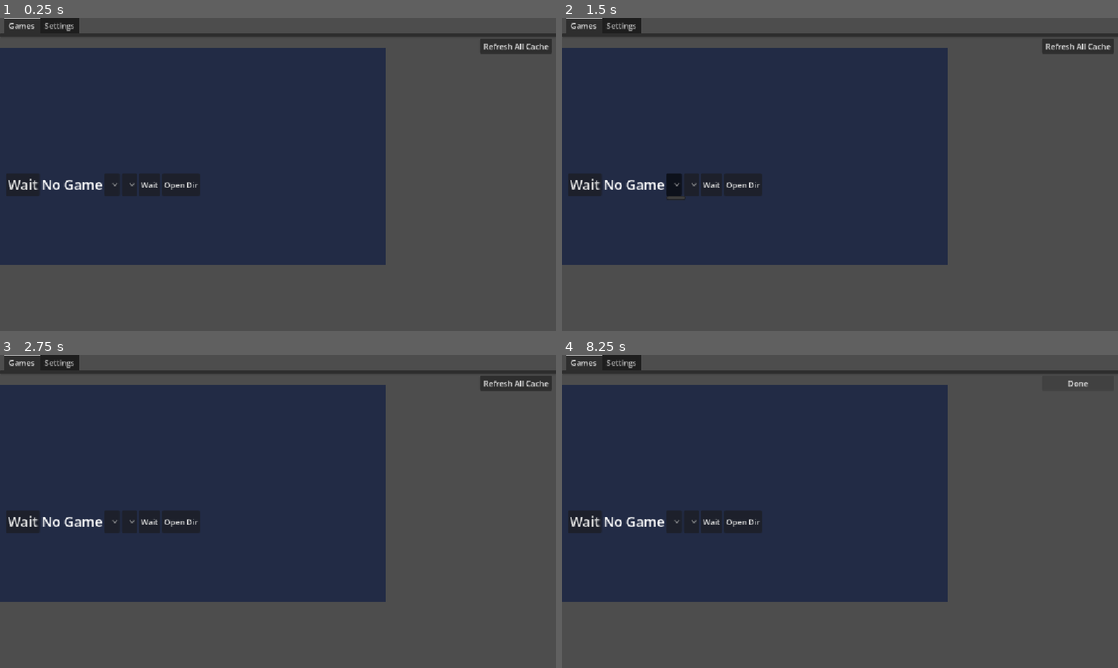
Above: before the commit, frames 1-4 (two rows, left to right).
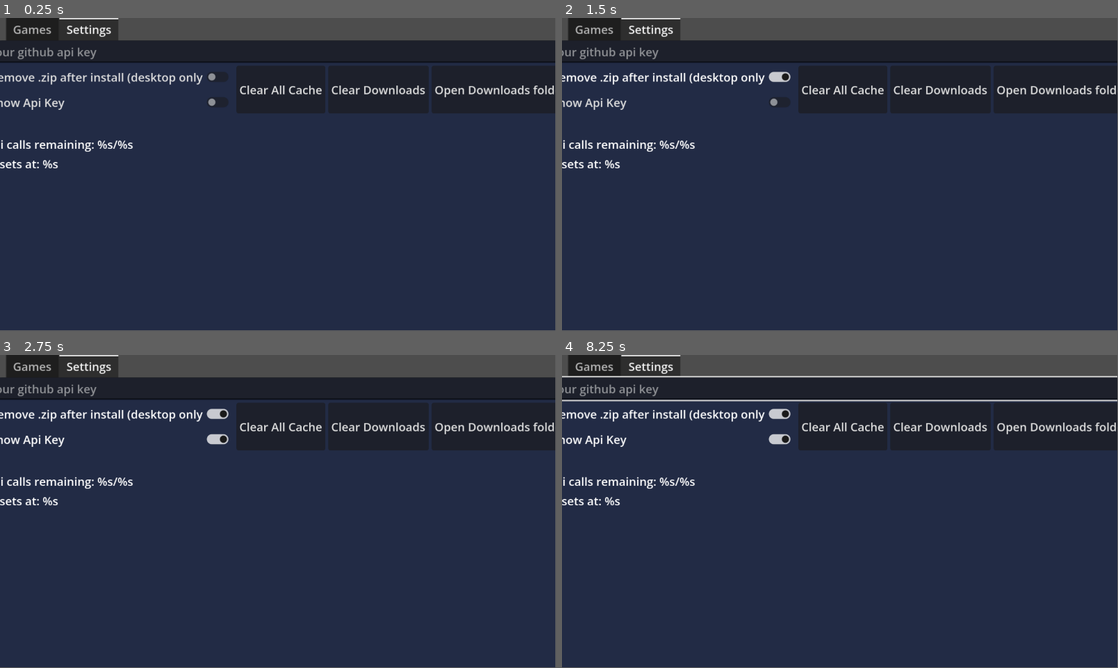
Above: after the commit, the same moments.

Repository: Ksawex4/NovaProot-Hub
Game: Godot game, scene res://scenes/main-desktop.tscn
Two runs of this game, one before a commit and one after it. Both use one fixed random seed, a clock stepped at 60 frames per second and the inputs below. Before the commit the project starts from res://scenes/main_desktop.tscn. The engine's default icon, where the game draws it, is replaced by a stand-in: a white triangle on a blue panel in a dark square.
Inputs (mouse positions are in pixels of both pictures, inside the frame that each line leads up to):
- Up to frame 1 (0.25 s): no input
- Up to frame 2 (1.5 s): click (673, 77) at 0.5 s, where only the run after the commit has a clickable "Remove .zip after install (de…"; click (673, 183) at 1.27 s
- Up to frame 3 (2.75 s): click (111, 439) at 2 s, where only the run after the commit has a clickable "Show Api Key"
- Up to frame 4 (8.25 s): click (689, 520) at 2.77 s; click (845, 426) at 3.5 s, where only the run after the commit has a clickable "Clear All Cache"; click (712, 520) at 4.25 s, where only the run before the commit has a clickable "Wait"; click (940, 426) at 5 s, where only the run after the commit has a clickable "Clear Downloads"; click (745, 520) at 5.75 s, where only the run before the commit has a clickable "Open Dir"; click (1062, 426) at 6.5 s, where only the run after the commit has a clickable "Open Downloads folder"; click (584, 520) at 7.25 s, where only the run before the commit has a clickable "Wait"; click (1079, 383) at 8 s, where only the run before the commit has a clickable "Refresh All Cache"
In our replay, the window is 800x450 before the commit and 799x449 after it. These sizes can differ from the game's own. Grey fills any space a smaller window leaves; there, only what the larger window draws over its background counts as a difference.

The runs differ from the first frame. In frame 1, 55% of the frame differs, in the area x 0-100%, y 0-100%; in frame 2, 56%; in frame 3, 56%; in frame 4, 57%.

Commit message:
Made new versions of main-desktop and game-entry scene

Diff:
--- a/project.godot
+++ b/project.godot
@@ -15,9 +15,9 @@
 [application]
 
 config/name="NovaProot Hub"
-config/version="beta2"
+config/version="beta3"
 config/tags=PackedStringArray("2d", "android", "git", "linux", "online", "windows")
-run/main_scene="uid://bw4v1jc4pj0jo"
+run/main_scene="uid://fkakbvbhvdv7"
 config/features=PackedStringArray("4.6", "GL Compatibility")
 run/low_processor_mode=true
 config/icon="res://icon.svg"
@@ -34,8 +34,8 @@
 
 [display]
 
-window/size/mode=2
-window/stretch/mode="canvas_items"
+window/stretch/aspect="ignore"
+window/stretch/scale=1.5
 
 [editor_plugins]
 
--- /dev/null
+++ b/scenes/game-entry.tscn
@@ -0,0 +1,33 @@
+[gd_scene format=3 uid="uid://beafaue1ifqfd"]
+
+[ext_resource type="Texture2D" uid="uid://kl1qyu38ysxp" path="res://icon.svg" id="1_slhx1"]
+
+[sub_resource type="LabelSettings" id="LabelSettings_slhx1"]
+font_size = 18
+
+[node name="GameEntry-new" type="Button" unique_id=1483295751]
+custom_minimum_size = Vector2(180, 64)
+offset_right = 180.0
+offset_bottom = 64.0
+size_flags_horizontal = 3
+size_flags_vertical = 0
+
+[node name="HBoxContainer" type="HBoxContainer" parent="." unique_id=1002497465]
+layout_mode = 1
+offset_right = 312.0
+offset_bottom = 64.0
+
+[node name="Icon" type="TextureRect" parent="HBoxContainer" unique_id=857833111]
+custom_minimum_size = Vector2(64, 64)
+layout_mode = 2
+size_flags_horizontal = 0
+size_flags_vertical = 0
+mouse_filter = 2
+texture = ExtResource("1_slhx1")
+expand_mode = 1
+
+[node name="Name" type="Label" parent="HBoxContainer" unique_id=960761236]
+layout_mode = 2
+size_flags_horizontal = 4
+text = "No Game Name"
+label_settings = SubResource("LabelSettings_slhx1")
--- a/scenes/game_entry.tscn
+++ /dev/null
@@ -1,26 +0,0 @@
-[gd_scene format=3 uid="uid://dfkjh6coao8y6"]
-
-[ext_resource type="Theme" uid="uid://ddkttranllejt" path="res://theme.tres" id="1_4xacx"]
-[ext_resource type="Texture2D" uid="uid://kl1qyu38ysxp" path="res://icon.svg" id="1_erg1a"]
-[ext_resource type="Script" uid="uid://b5agh8hls1fjd" path="res://scripts/game_entry.gd" id="1_p0i1h"]
-
-[node name="GameEntry" type="Button"]
-custom_minimum_size = Vector2(148, 128)
-offset_right = 356.0
-offset_bottom = 127.0
-theme = ExtResource("1_4xacx")
-text = "Block Jumper"
-icon = ExtResource("1_erg1a")
-script = ExtResource("1_p0i1h")
-
-[node name="Icon" type="TextureRect" parent="."]
-custom_minimum_size = Vector2(128, 128)
-layout_mode = 0
-offset_right = 128.0
-offset_bottom = 128.0
-mouse_filter = 2
-texture = ExtResource("1_erg1a")
-expand_mode = 1
-stretch_mode = 5
-
-[connection signal="pressed" from="." to="." method="_on_pressed"]
--- /dev/null
+++ b/scenes/main-desktop.tscn
@@ -0,0 +1,193 @@
+[gd_scene format=3 uid="uid://fkakbvbhvdv7"]
+
+[ext_resource type="PackedScene" uid="uid://beafaue1ifqfd" path="res://scenes/game-entry.tscn" id="1_476ko"]
+[ext_resource type="Texture2D" uid="uid://kl1qyu38ysxp" path="res://icon.svg" id="2_srd3t"]
+
+[node name="MainDesktop-new" type="Control" unique_id=1609716568]
+layout_mode = 3
+anchors_preset = 15
+anchor_right = 1.0
+anchor_bottom = 1.0
+grow_horizontal = 2
+grow_vertical = 2
+size_flags_horizontal = 3
+size_flags_vertical = 3
+
+[node name="TabContainer" type="TabContainer" parent="." unique_id=1024982628]
+layout_mode = 1
+anchors_preset = 15
+anchor_right = 1.0
+anchor_bottom = 1.0
+grow_horizontal = 2
+grow_vertical = 2
+current_tab = 1
+
+[node name="Games" type="TabBar" parent="TabContainer" unique_id=423924192]
+visible = false
+layout_mode = 2
+metadata/_tab_index = 0
+
+[node name="Background" type="ColorRect" parent="TabContainer/Games" unique_id=913974121]
+layout_mode = 1
+anchors_preset = 15
+anchor_right = 1.0
+anchor_bottom = 1.0
+grow_horizontal = 2
+grow_vertical = 2
+color = Color(0.13333334, 0.16862746, 0.27058825, 1)
+
+[node name="VBoxContainer" type="VBoxContainer" parent="TabContainer/Games" unique_id=2126300998]
+layout_mode = 1
+anchors_preset = 15
+anchor_right = 1.0
+anchor_bottom = 1.0
+grow_horizontal = 2
+grow_vertical = 2
+theme_override_constants/separation = 2
+
+[node name="HBoxContainer" type="HBoxContainer" parent="TabContainer/Games/VBoxContainer" unique_id=505328748]
+layout_mode = 2
+alignment = 2
+
+[node name="Recache" type="Button" parent="TabContainer/Games/VBoxContainer/HBoxContainer" unique_id=2123425305]
+layout_mode = 2
+text = "Refresh Cache"
+
+[node name="Redownload" type="Button" parent="TabContainer/Games/VBoxContainer/HBoxContainer" unique_id=1986844017]
+layout_mode = 2
+text = "Redownload games.json"
+
+[node name="HSplitContainer" type="HSplitContainer" parent="TabContainer/Games/VBoxContainer" unique_id=930466134]
+layout_mode = 2
+size_flags_vertical = 3
+
+[node name="GamesScroll" type="ScrollContainer" parent="TabContainer/Games/VBoxContainer/HSplitContainer" unique_id=819527886]
+layout_mode = 2
+size_flags_horizontal = 3
+
+[node name="Games" type="VBoxContainer" parent="TabContainer/Games/VBoxContainer/HSplitContainer/GamesScroll" unique_id=1231631596]
+layout_mode = 2
+size_flags_horizontal = 3
+size_flags_vertical = 3
+
+[node name="GameEntry-new" parent="TabContainer/Games/VBoxContainer/HSplitContainer/GamesScroll/Games" unique_id=1483295751 instance=ExtResource("1_476ko")]
+layout_mode = 2
+
+[node name="GameEntry-new2" parent="TabContainer/Games/VBoxContainer/HSplitContainer/GamesScroll/Games" unique_id=669881343 instance=ExtResource("1_476ko")]
+layout_mode = 2
+
+[node name="GameEntry-new3" parent="TabContainer/Games/VBoxContainer/HSplitContainer/GamesScroll/Games" unique_id=858142096 instance=ExtResource("1_476ko")]
+layout_mode = 2
+
+[node name="GameEntry-new4" parent="TabContainer/Games/VBoxContainer/HSplitContainer/GamesScroll/Games" unique_id=1455154680 instance=ExtResource("1_476ko")]
+layout_mode = 2
+
+[node name="GamePage" type="VBoxContainer" parent="TabContainer/Games/VBoxContainer/HSplitContainer" unique_id=1107758455]
+layout_mode = 2
+size_flags_horizontal = 3
+
+[node name="Icon" type="TextureRect" parent="TabContainer/Games/VBoxContainer/HSplitContainer/GamePage" unique_id=809728711]
+layout_mode = 2
+size_flags_vertical = 3
+texture = ExtResource("2_srd3t")
+expand_mode = 1
+
+[node name="HBoxContainer" type="HBoxContainer" parent="TabContainer/Games/VBoxContainer/HSplitContainer/GamePage" unique_id=1371084861]
+layout_mode = 2
+
+[node name="Play" type="Button" parent="TabContainer/Games/VBoxContainer/HSplitContainer/GamePage/HBoxContainer" unique_id=1595972945]
+layout_mode = 2
+text = "Play"
+
+[node name="GameName" type="Label" parent="TabContainer/Games/VBoxContainer/HSplitContainer/GamePage/HBoxContainer" unique_id=1608271855]
+layout_mode = 2
+text = "The Is No Game"
+
+[node name="Versions" type="OptionButton" parent="TabContainer/Games/VBoxContainer/HSplitContainer/GamePage/HBoxContainer" unique_id=1854480087]
+layout_mode = 2
+
+[node name="Os" type="OptionButton" parent="TabContainer/Games/VBoxContainer/HSplitContainer/GamePage/HBoxContainer" unique_id=1993111425]
+layout_mode = 2
+
+[node name="Uninstall" type="Button" parent="TabContainer/Games/VBoxContainer/HSplitContainer/GamePage/HBoxContainer" unique_id=1378461679]
+layout_mode = 2
+text = "Uninstall"
+
+[node name="OpenDir" type="Button" parent="TabContainer/Games/VBoxContainer/HSplitContainer/GamePage/HBoxContainer" unique_id=1621296986]
+layout_mode = 2
+text = "Open Dir"
+
+[node name="RichTextLabel" type="RichTextLabel" parent="TabContainer/Games/VBoxContainer/HSplitContainer/GamePage" unique_id=1014261781]
+layout_mode = 2
+size_flags_vertical = 3
+bbcode_enabled = true
+text = "aaaaaaaaaaaaaaaaaaaaaaaaaaaaaaaaaaaaaaaaaaaaaaaaaaaaaaaaaaaaaaaaaaaaaaaaaaaaaaaaaaaaaaaaaaaaaaaaaaaaaaaaaaaaaaaaaaaaaaaaaaaaaaaaaaaaaaaaaaaaaaaaaaaaaaaaaaaaaaaaaaaaaaaaaaaaaaaaaaaaaaaaaaaaaaaaaaaaaaaaaaaaaaaaaaaaaaaaaaaaaaaaaaaaaaaaaaaaaaaaaaaaaaaaaaaaaaaaaaaaaaaaaaaaaaaaaaaaaaaaaaaaaaaaaaaaaaaaaaaaaaaaaaaaaaaaaaaaaaaaaaaaaaaaaaaaaaaaaaaaaaaaaaaaaaaaaaaaaaaaaaaaaaaaaaaaaaaaaaaaaaaaaaaaaaaaaaaaaaaaaaaaaaaaaaaaaaaaaaaaaaaaaaaaaaaaaaaaaaaaaaaaaaaaaaaaaaaaaaaaaaaaaaaaaaaaaaaaaaaaaaaaaaaaaaaaaaaaaaaaaaaaaaaaaaaaaaaaaaaaaaaaaaaaaaaaaaaaaaaaaaaaaaaaaaaaaaaaaaaaaaaaaaaaaaaaaaaaaaaaaaaaaaaaaaaaaaaaaaaaaaaaaaaaaaaaaaaaaaaaaaaaaaaaaaaaaaaaaaaaaaaaaaaaaaaaaaaaaaaaaaaaaaaaaaaaaaaaaaaaaaaaaaaaaaaaaaaaaaaaaaaaaaaa"
+
+[node name="Settings" type="TabBar" parent="TabContainer" unique_id=152291485]
+layout_mode = 2
+metadata/_tab_index = 1
+
+[node name="Background" type="ColorRect" parent="TabContainer/Settings" unique_id=1076991065]
+layout_mode = 1
+anchors_preset = 15
+anchor_right = 1.0
+anchor_bottom = 1.0
+grow_horizontal = 2
+grow_vertical = 2
+color = Color(0.13333334, 0.16862746, 0.27058825, 1)
+
+[node name="VBoxContainer" type="VBoxContainer" parent="TabContainer/Settings" unique_id=2048529213]
+layout_mode = 1
+anchors_preset = 15
+anchor_right = 1.0
+anchor_bottom = 1.0
+grow_horizontal = 2
+grow_vertical = 2
+
+[node name="LineEdit" type="LineEdit" parent="TabContainer/Settings/VBoxContainer" unique_id=1087514381]
+layout_mode = 2
+placeholder_text = "Your github api key"
+
+[node name="HBoxContainer" type="HBoxContainer" parent="TabContainer/Settings/VBoxContainer" unique_id=24851930]
+layout_mode = 2
+
+[node name="VBoxContainer" type="VBoxContainer" parent="TabContainer/Settings/VBoxContainer/HBoxContainer" unique_id=1161941300]
+layout_mode = 2
+
+[node name="RemoveAfterInstall" type="CheckButton" parent="TabContainer/Settings/VBoxContainer/HBoxContainer/VBoxContainer" unique_id=1682259802]
+layout_mode = 2
+text = "Remove .zip after install (desktop only"
+
+[node name="ShowApiKey" type="CheckButton" parent="TabContainer/Settings/VBoxContainer/HBoxContainer/VBoxContainer" unique_id=1867404413]
+layout_mode = 2
+text = "Show Api Key"
+
+[node name="ClearCache" type="Button" parent="TabContainer/Settings/VBoxContainer/HBoxContainer" unique_id=696384763]
+layout_mode = 2
+text = "Clear All Cache
+"
+
+[node name="ClearDownloads" type="Button" parent="TabContainer/Settings/VBoxContainer/HBoxContainer" unique_id=460767551]
+layout_mode = 2
+text = "Clear Downloads
+"
+
+[node name="OpenDownloads" type="Button" parent="TabContainer/Settings/VBoxContainer/HBoxContainer" unique_id=2060094118]
+layout_mode = 2
+text = "Open Downloads folder"
+
+[node name="ApiKey" type="Label" parent="TabContainer/Settings/VBoxContainer" unique_id=1394083268]
+custom_minimum_size = Vector2(16, 16)
+layout_mode = 2
+autowrap_mode = 1
+
+[node name="ApiCallsRemaining" type="Label" parent="TabContainer/Settings/VBoxContainer" unique_id=2055244392]
+layout_mode = 2
+text = "Api calls remaining: %s/%s"
+
+[node name="ResetTime" type="Label" parent="TabContainer/Settings/VBoxContainer/ApiCallsRemaining" unique_id=1928783501]
+layout_mode = 0
+offset_top = 27.0
+offset_right = 1152.0
+offset_bottom = 50.0
+text = "Resets at: %s"
--- /dev/null
+++ b/scenes/old/game_entry_old.tscn
@@ -0,0 +1,26 @@
+[gd_scene format=3 uid="uid://dfkjh6coao8y6"]
+
+[ext_resource type="Theme" uid="uid://ddkttranllejt" path="res://theme.tres" id="1_takgh"]
+[ext_resource type="Texture2D" uid="uid://kl1qyu38ysxp" path="res://icon.svg" id="2_5la8l"]
+[ext_resource type="Script" uid="uid://b5agh8hls1fjd" path="res://scripts/old/game_entry.gd" id="3_60aqh"]
+
+[node name="GameEntry" type="Button" unique_id=2036331616]
+custom_minimum_size = Vector2(148, 128)
+offset_right = 356.0
+offset_bottom = 127.0
+theme = ExtResource("1_takgh")
+text = "Block Jumper"
+icon = ExtResource("2_5la8l")
+script = ExtResource("3_60aqh")
+
+[node name="Icon" type="TextureRect" parent="." unique_id=1755407287]
+custom_minimum_size = Vector2(128, 128)
+layout_mode = 0
+offset_right = 128.0
+offset_bottom = 128.0
+mouse_filter = 2
+texture = ExtResource("2_5la8l")
+expand_mode = 1
+stretch_mode = 5
+
+[connection signal="pressed" from="." to="." method="_on_pressed"]
--- a/scenes/main_desktop.tscn
+++ b/scenes/old/main_desktop_old.tscn
@@ -1,15 +1,15 @@
 [gd_scene format=3 uid="uid://bw4v1jc4pj0jo"]
 
-[ext_resource type="Script" uid="uid://d27123pwwj8v0" path="res://scripts/games.gd" id="1_r0qa7"]
-[ext_resource type="PackedScene" uid="uid://dfkjh6coao8y6" path="res://scenes/game_entry.tscn" id="2_ul6qo"]
-[ext_resource type="Script" uid="uid://ch5nfolwjnqeu" path="res://scripts/game_page.gd" id="3_yte0r"]
-[ext_resource type="Theme" uid="uid://ddkttranllejt" path="res://theme.tres" id="4_uav46"]
-[ext_resource type="Script" uid="uid://cl6mtal156fbu" path="res://scripts/launch.gd" id="5_6n1oi"]
-[ext_resource type="Script" uid="uid://bkhgv2o4kprfm" path="res://scripts/uninstall.gd" id="6_yjxpm"]
-[ext_resource type="Script" uid="uid://iffvbyoqy3i5" path="res://scripts/background.gd" id="7_0kpg1"]
-[ext_resource type="Script" uid="uid://bhqodvw0ou7o6" path="res://scripts/RefreshButton.gd" id="8_bohu2"]
-[ext_resource type="Script" uid="uid://c82ue3a1tl3xf" path="res://scripts/settings.gd" id="9_etjt2"]
-[ext_resource type="Script" uid="uid://csgc38h6udpr1" path="res://scripts/api_limit_calls.gd" id="10_ikqxc"]
+[ext_resource type="Script" uid="uid://d27123pwwj8v0" path="res://scripts/old/games.gd" id="1_jkt2b"]
+[ext_resource type="PackedScene" uid="uid://dfkjh6coao8y6" path="res://scenes/old/game_entry_old.tscn" id="2_606xc"]
+[ext_resource type="Script" uid="uid://ch5nfolwjnqeu" path="res://scripts/old/game_page.gd" id="3_12q3h"]
+[ext_resource type="Theme" uid="uid://ddkttranllejt" path="res://theme.tres" id="4_hcy3x"]
+[ext_resource type="Script" uid="uid://cl6mtal156fbu" path="res://scripts/old/launch.gd" id="5_kmlkl"]
+[ext_resource type="Script" uid="uid://bkhgv2o4kprfm" path="res://scripts/old/uninstall.gd" id="6_g7u7d"]
+[ext_resource type="Script" uid="uid://iffvbyoqy3i5" path="res://scripts/old/background.gd" id="7_xapt1"]
+[ext_resource type="Script" uid="uid://bhqodvw0ou7o6" path="res://scripts/old/RefreshButton.gd" id="8_emar2"]
+[ext_resource type="Script" uid="uid://c82ue3a1tl3xf" path="res://scripts/old/settings.gd" id="9_fyc6l"]
+[ext_resource type="Script" uid="uid://csgc38h6udpr1" path="res://scripts/old/api_limit_calls.gd" id="10_x2783"]
 
 [sub_resource type="LabelSettings" id="LabelSettings_uttt5"]
 font_size = 28
@@ -19,9 +19,10 @@
 [node name="TabContainer" type="TabContainer" parent="." unique_id=2132862236]
 offset_right = 1153.0
 offset_bottom = 40.0
-current_tab = 0
+current_tab = 1
 
 [node name="Games" type="TabBar" parent="TabContainer" unique_id=207616563]
+visible = false
 layout_mode = 2
 metadata/_tab_index = 0
 
@@ -37,20 +38,20 @@
 layout_mode = 2
 size_flags_horizontal = 0
 size_flags_vertical = 0
-script = ExtResource("1_r0qa7")
-
-[node name="GameEntry" parent="TabContainer/Games/Games/Games" unique_id=559180568 instance=ExtResource("2_ul6qo")]
+script = ExtResource("1_jkt2b")
+
+[node name="GameEntry" parent="TabContainer/Games/Games/Games" unique_id=559180568 instance=ExtResource("2_606xc")]
 z_index = 2
 layout_mode = 2
 
-[node name="GameEntry2" parent="TabContainer/Games/Games/Games" unique_id=114651906 instance=ExtResource("2_ul6qo")]
+[node name="GameEntry2" parent="TabContainer/Games/Games/Games" unique_id=114651906 instance=ExtResource("2_606xc")]
 layout_mode = 2
 
 [node name="GamePage" type="VBoxContainer" parent="TabContainer/Games/Games" unique_id=1875972719]
 layout_mode = 2
 size_flags_horizontal = 0
 size_flags_vertical = 0
-script = ExtResource("3_yte0r")
+script = ExtResource("3_12q3h")
 
 [node name="Icon" type="TextureRect" parent="TabContainer/Games/Games/GamePage" unique_id=2083233294]
 custom_minimum_size = Vector2(256, 256)
@@ -61,9 +62,9 @@
 
 [node name="Launch" type="Button" parent="TabContainer/Games/Games/GamePage/Middle" unique_id=944430408]
 layout_mode = 2
-theme = ExtResource("4_uav46")
+theme = ExtResource("4_hcy3x")
 text = "Wait"
-script = ExtResource("5_6n1oi")
+script = ExtResource("5_kmlkl")
 
 [node name="GameName" type="Label" parent="TabContainer/Games/Games/GamePage/Middle" unique_id=1692677940]
 layout_mode = 2
@@ -79,7 +80,7 @@
 [node name="Uninstall" type="Button" parent="TabContainer/Games/Games/GamePage/Middle" unique_id=1069911796]
 layout_mode = 2
 text = "Wait"
-script = ExtResource("6_yjxpm")
+script = ExtResource("6_g7u7d")
 
 [node name="OpenDir" type="Button" parent="TabContainer/Games/Games/GamePage/Middle" unique_id=1399936517]
 layout_mode = 2
@@ -103,7 +104,7 @@
 grow_vertical = 2
 mouse_filter = 2
 color = Color(0.13333334, 0.16862746, 0.27058825, 1)
-script = ExtResource("7_0kpg1")
+script = ExtResource("7_xapt1")
 
 [node name="RefreshButton" type="Button" parent="TabContainer/Games" unique_id=1075811975]
 layout_mode = 0
@@ -112,12 +113,11 @@
 offset_right = 1144.0
 offset_bottom = 43.0
 text = "Refresh All Cache"
-script = ExtResource("8_bohu2")
+script = ExtResource("8_emar2")
 
 [node name="Settings" type="TabBar" parent="TabContainer" unique_id=1778971960]
-visible = false
-layout_mode = 2
-script = ExtResource("9_etjt2")
+layout_mode = 2
+script = ExtResource("9_fyc6l")
 metadata/_tab_index = 1
 
 [node name="GithubApiKey" type="LineEdit" parent="TabContainer/Settings" unique_id=451145849]
@@ -163,7 +163,7 @@
 offset_bottom = 191.0
 text = "Api calls remaining: %s/%s"
 justification_flags = 171
-script = ExtResource("10_ikqxc")
+script = ExtResource("10_x2783")
 
 [node name="ResetTime" type="Label" parent="TabContainer/Settings/ApiLimitCalls" unique_id=41340951]
 layout_mode = 0
Not shown, changed: export_presets.cfg
